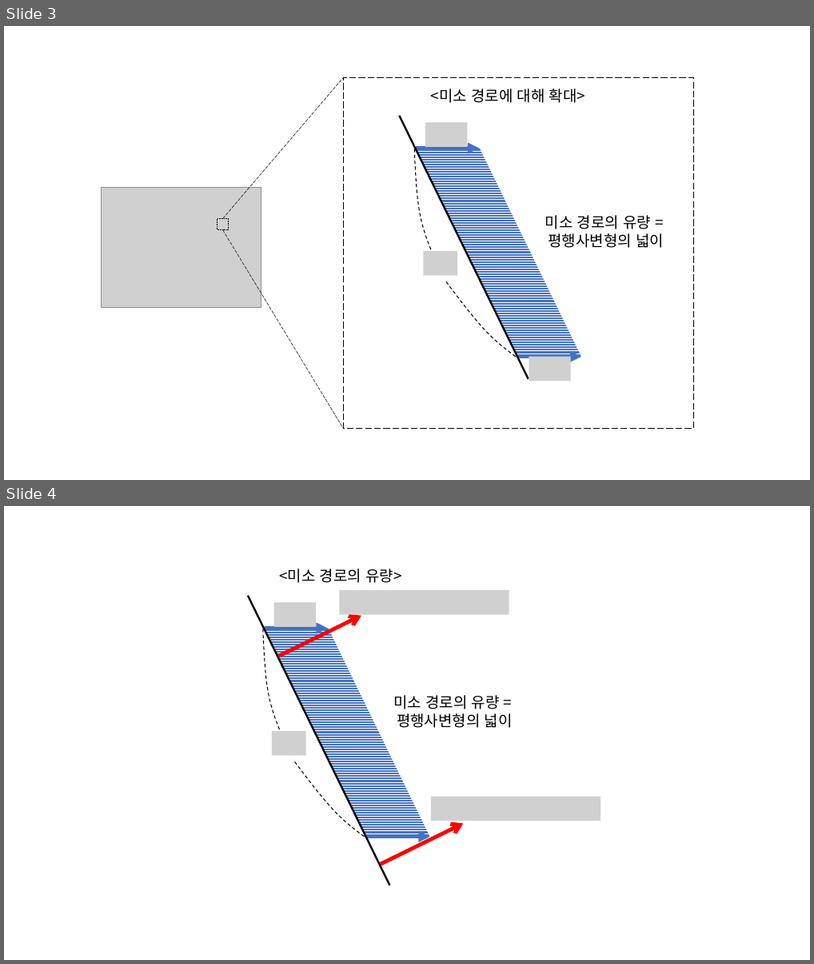
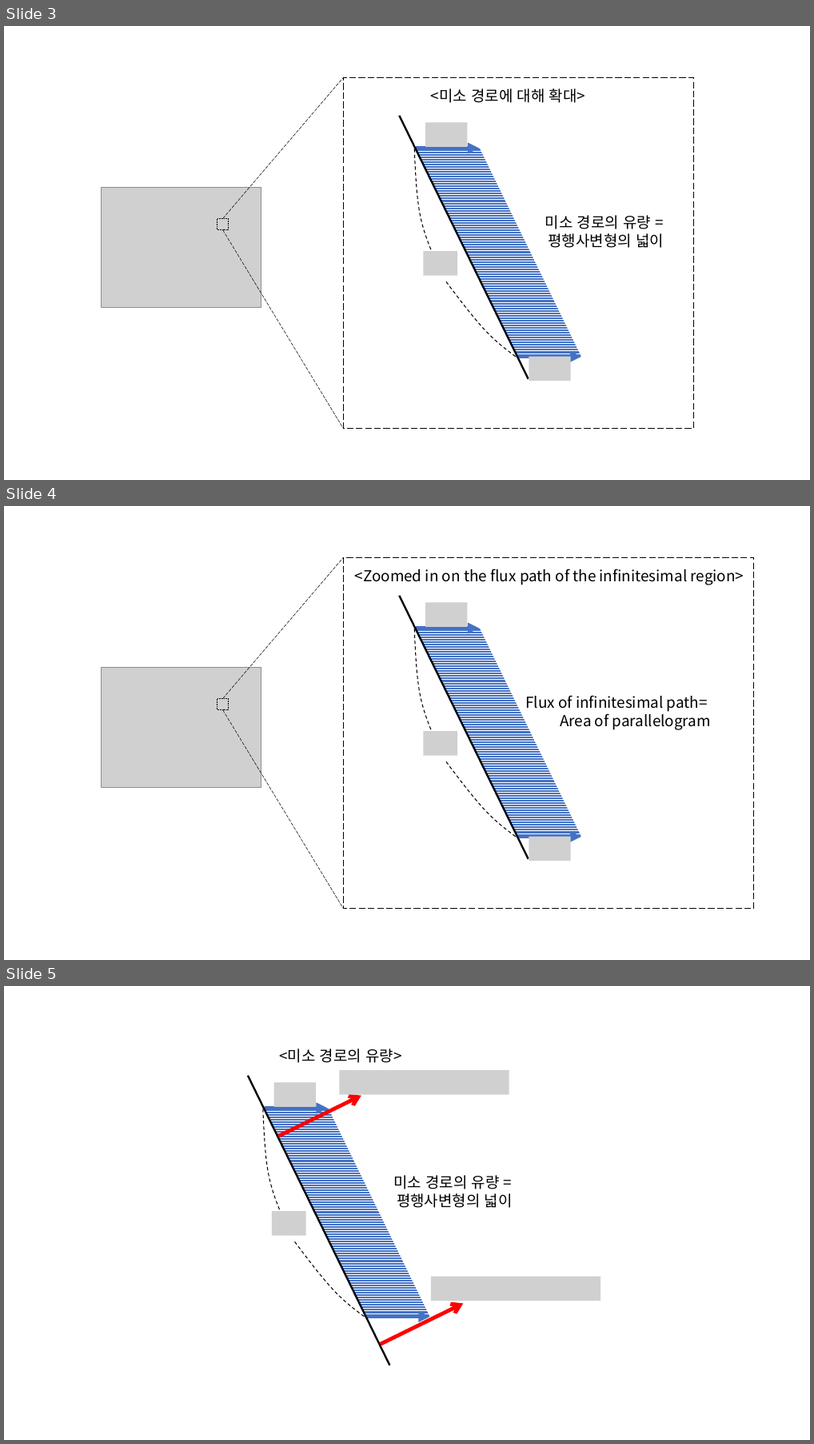
Before and after one commit to answeredbyablemind/answeredbyablemind.github.io, a slide deck: pics/2020-08-18-flux_2D/pics.pptx. Shown one above the other, each under a label of ours: slides 3 and 4 before the commit, slides 3, 4 and 5 after it. The pictures are 814x964 and 814x1444 pixels, drawn with LibreOffice and Linux fonts; fonts in the diff are those of the drawing; grey boxes stand for pictures. Boxes give left, top, right and bottom in pixels: in the first picture for what was removed or moved away, otherwise in the second. Text is boxed around its words. In the diff, an @@ line names an element or a change of style, - is before the commit and + after.

Commit message:
flux 2D in English

```diff
--- a/pics/2020-08-18-flux_2D/pics.pptx
+++ b/pics/2020-08-18-flux_2D/pics.pptx
@@ slide 4 added at (4, 506, 810, 960), background #FFFFFF @@
@@ line added from (223, 698) to (343, 557), #000000 0.5 pt dashed @@
@@ rectangle added at (343, 557, 754, 908), outline #000000 1 pt dashed @@
@@ text added at (355, 568, 745, 585), 18 pt, text #000000 @@
+<Zoomed in on the flux path of the infinitesimal region>
@@ line added from (400, 596) to (529, 859), #000000 2.25 pt @@
@@ picture added at (426, 602, 467, 626) @@
@@ freeform shape added at (414, 629, 432, 731), outline #000000 1 pt dashed @@
@@ freeform shape added at (416, 628, 582, 837), fill pattern #4472C4 on #FFFFFF @@
@@ arrow added from (417, 628) to (479, 628), #4472C4 4.5 pt @@
@@ picture added at (102, 668, 261, 788) @@
@@ text added at (526, 695, 711, 730), 18 pt, text #000000 @@
+Flux of infinitesimal path=
+Area of parallelogram
@@ rectangle added at (218, 698, 229, 710), outline #000000 0.75 pt dashed @@
@@ line added from (223, 710) to (343, 908), #000000 0.5 pt dashed @@
@@ picture added at (424, 731, 458, 756) @@
@@ freeform shape added at (446, 753, 517, 845), outline #000000 1 pt dashed @@
@@ arrow added from (519, 836) to (582, 836), #4472C4 4.5 pt @@
@@ picture added at (529, 836, 571, 860) @@
@@ what was slide 4 is now slide 5 @@
```
Also in this commit, not shown: 3 other slides added, 7 other files.
